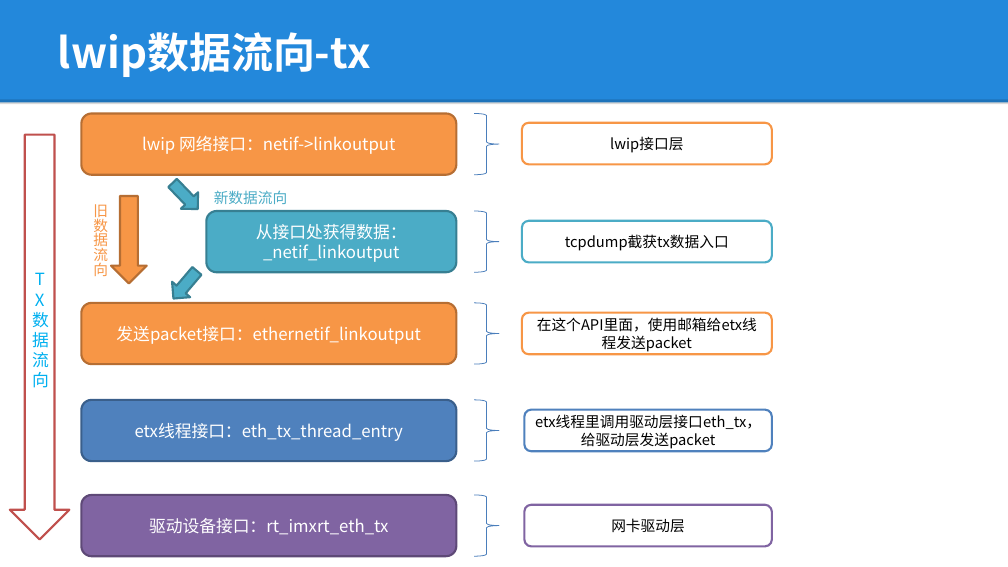
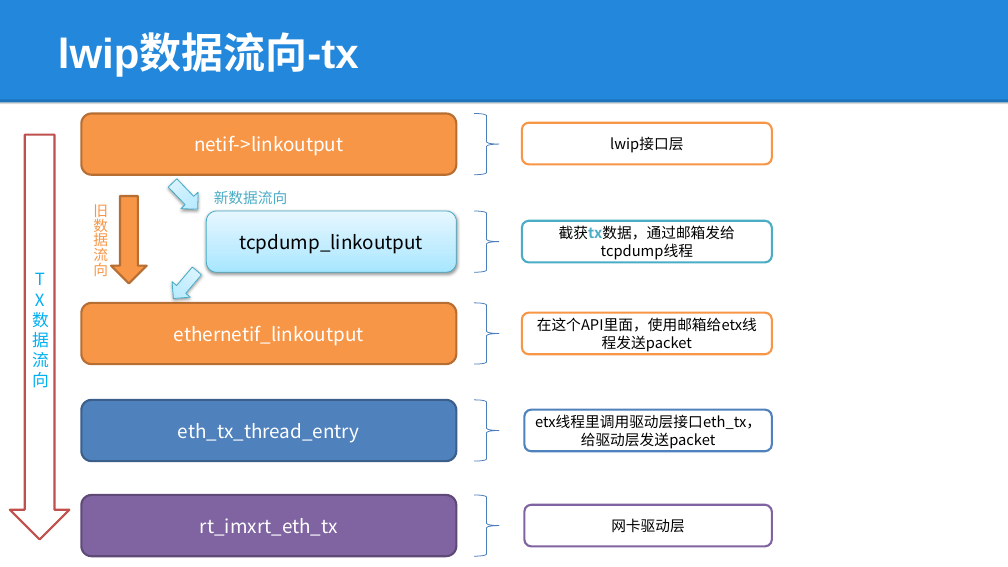
Before and after one commit to lepustse/tcpdump, a slide deck: slide 4 of tcpdump.pptx (slide 3 before the commit). Drawn at 1008x567 pixels with LibreOffice and Linux fonts; fonts in the diff are those of the drawing; background and template pictures are left out. Boxes give left, top, right and bottom in pixels: in the first picture for what was removed or moved away, otherwise in the second. Text is boxed around its words. In the diff, an @@ line names an element or a change of style, - is before the commit and + after.

```diff
--- a/tcpdump.pptx
+++ b/tcpdump.pptx
@@ title "lwip数据流向-tx" at box(58, 34, 359, 76): font Noto Sans CJK SC to Arial @@
@@ text in rounded rectangle at box(194, 136, 343, 156): text changed; size 16 to 18 pt @@
-lwip 网络接口：netif->linkoutput
+netif->linkoutput
@@ fill #4BACC6 to gradient #A7E6FF to #C1EDFF to #E7F8FF; outline #377F92 2 pt to #46AAC5 0.75 pt; shadow on in 3 elements at box(164, 175, 206, 217), box(164, 264, 206, 307), box(206, 211, 457, 272) @@
@@ text in rounded rectangle at box(239, 234, 423, 254): text changed; size 16 to 18 pt; text colour #FFFFFF to #000000 @@
-从接口处获得数据：_netif_linkoutput
+tcpdump_linkoutput
@@ text in rounded rectangle at box(559, 225, 735, 260): text changed @@
-tcpdump截获tx数据入口
+截获tx数据，通过邮箱发给tcpdump线程
@@ text in rounded rectangle at box(174, 326, 364, 346): text changed; size 16 to 18 pt @@
-发送packet接口：ethernetif_linkoutput
+ethernetif_linkoutput
@@ text in rounded rectangle at box(178, 423, 360, 443): text changed; size 16 to 18 pt @@
-etx线程接口：eth_tx_thread_entry
+eth_tx_thread_entry
@@ text in rounded rectangle at box(200, 518, 338, 536): text changed; size 16 to 18 pt @@
-驱动设备接口：rt_imxrt_eth_tx
+rt_imxrt_eth_tx
```
Also in this commit, not shown: 4 other slides changed, 3 slides added, 2 slides removed, 3 other files.
